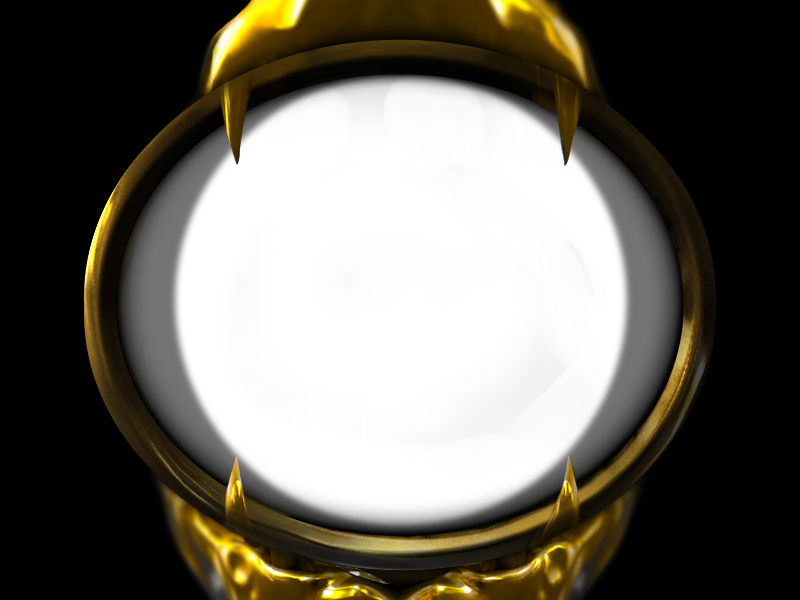
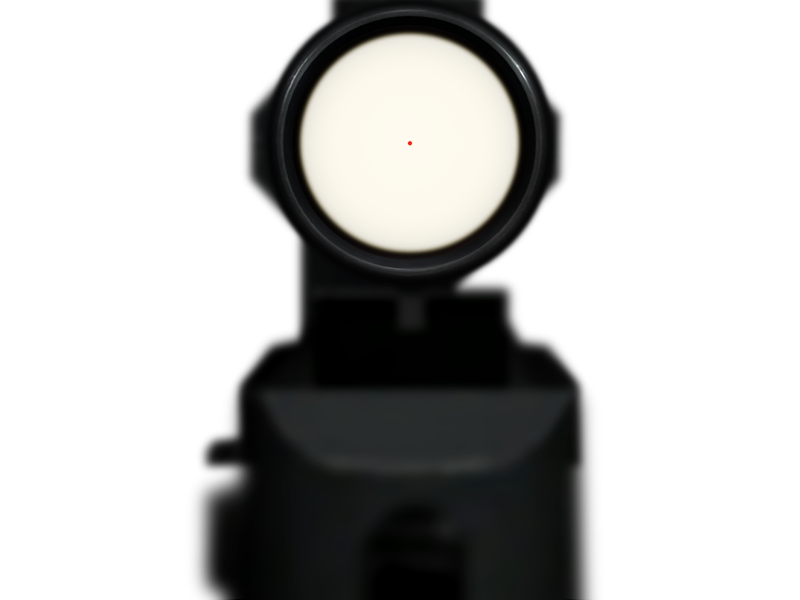
Revision of a layered (800, 600) image; what changed, layer by layer:
removed layer "147_AWM_A_InfernalDragon_Classic" over (60, 0, 716, 600)
added layer "004_DESERTEAGLE-SCOPE_DOT" above "109_DesertEagle_SC_LNYD_DOT" over (184, 0, 605, 600)
added layer "Layer 1" in group "TEMPLATE" over (273, 16, 545, 267)
hid "147_AWM_A_InfernalDragon_Classic_OptionOFF" over (0, 0, 800, 600)
hid "KHUNG AWM ID" over (0, 0, 800, 600)
